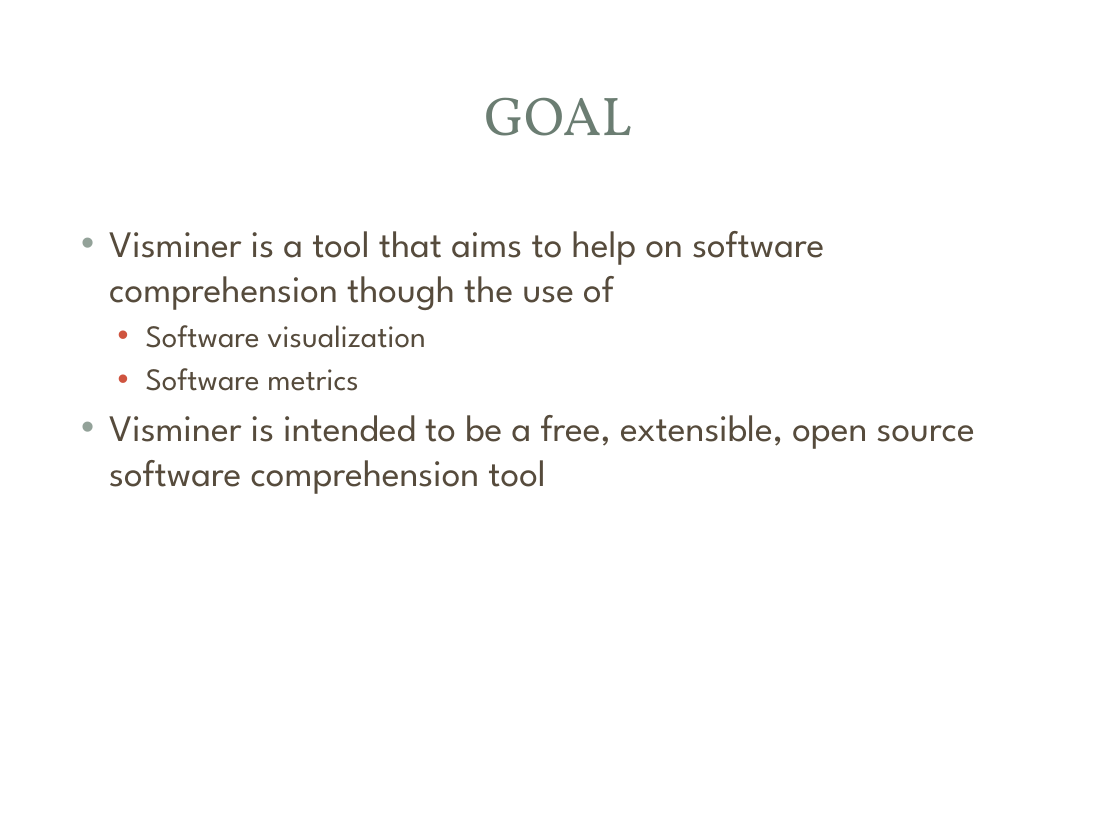
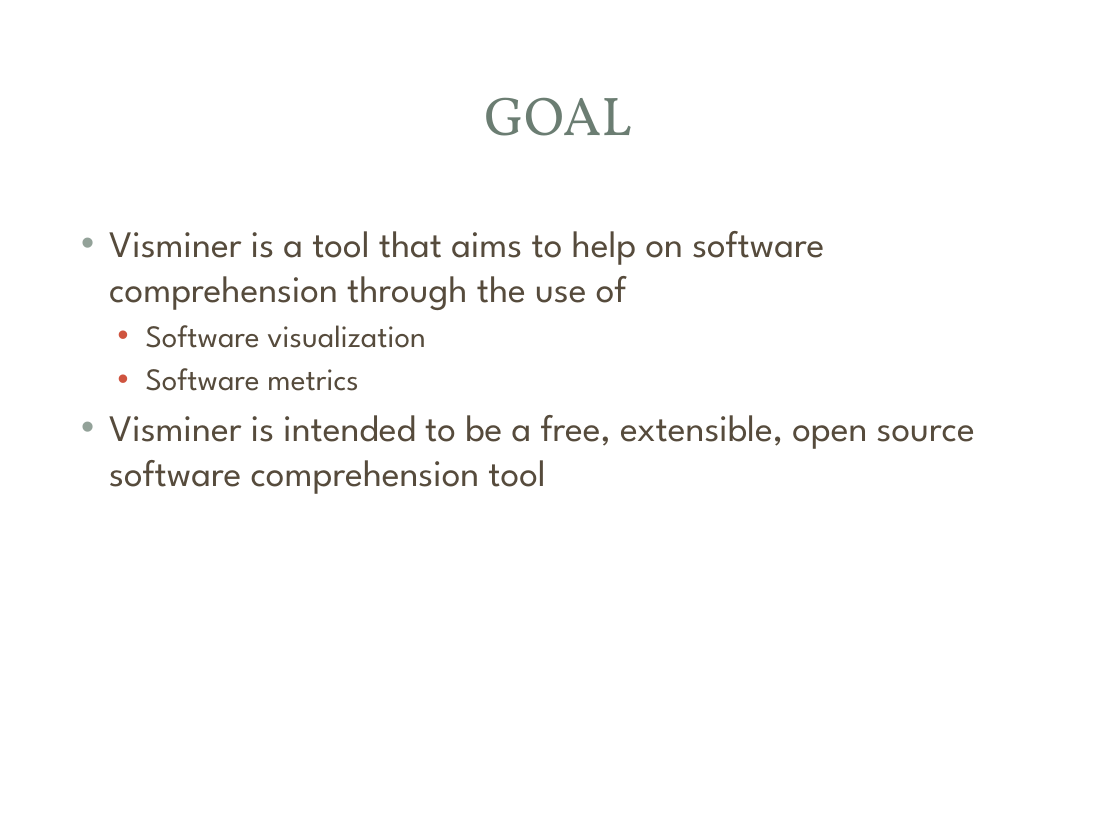
Before and after one commit to visminer/repositoryminer, a slide deck: slide 2 of VisMiner/docs/Visminer-presentation.pptx. Drawn at 1120x840 pixels with LibreOffice and Linux fonts; fonts in the diff are those of the drawing; background and template pictures are left out. Boxes give left, top, right and bottom in pixels: in the first picture for what was removed or moved away, otherwise in the second. Text is boxed around its words. In the diff, an @@ line names an element or a change of style, - is before the commit and + after.

```diff
--- a/VisMiner/docs/Visminer-presentation.pptx
+++ b/VisMiner/docs/Visminer-presentation.pptx
@@ text at [109,231,824,310]: text changed @@
-• Visminer is a tool that aims to help on software comprehension though the use of
+• Visminer is a tool that aims to help on software comprehension through the use of
```
Also in this commit, not shown: 2 other slides changed.
